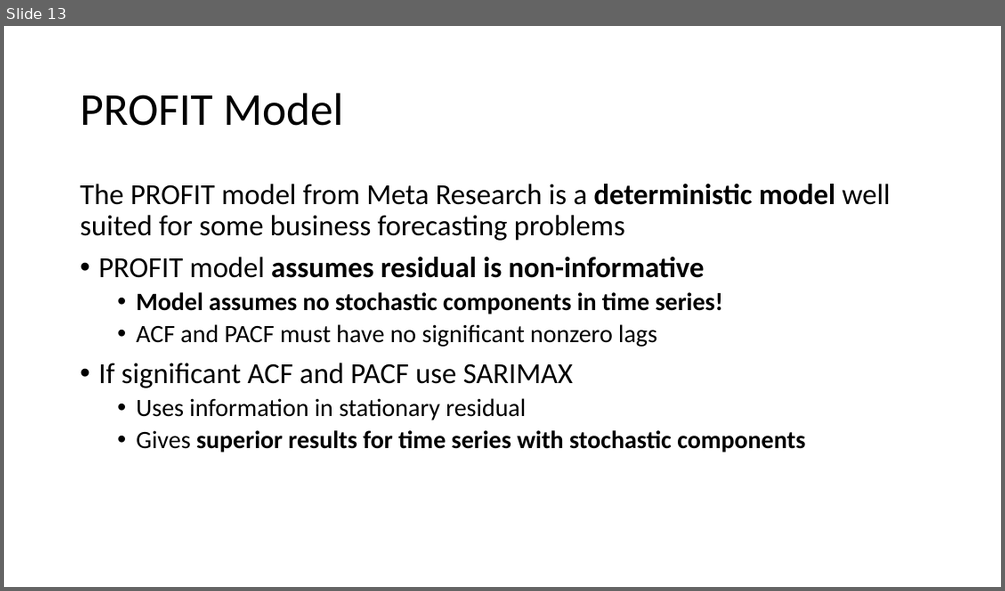
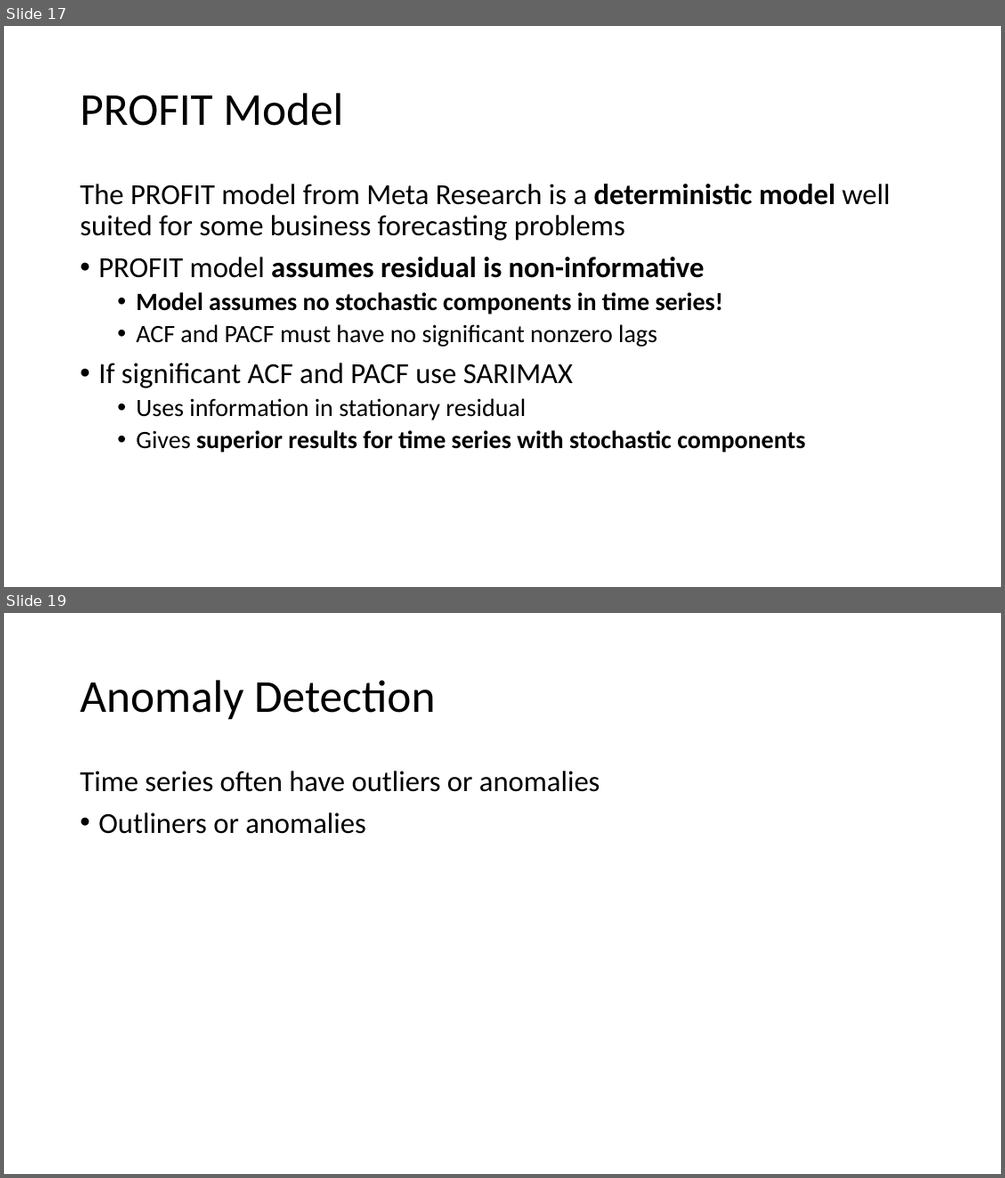
Before and after one commit to StephenElston/CSCI-E-83, a slide deck: LectureSlides/14_ComplexTimeSeries.pptx. Shown one above the other, each under a label of ours: slide 13 before the commit, slides 17 and 19 after it; the slides between them are not shown. The pictures are 1005x591 and 1005x1178 pixels, drawn with LibreOffice and Linux fonts; fonts in the diff are those of the drawing. Boxes give left, top, right and bottom in pixels: in the first picture for what was removed or moved away, otherwise in the second. Text is boxed around its words. In the diff, an @@ line names an element or a change of style, - is before the commit and + after.

Commit message:
Added example slides and slides on anomaly detection

```diff
--- a/LectureSlides/14_ComplexTimeSeries.pptx
+++ b/LectureSlides/14_ComplexTimeSeries.pptx
@@ slide 19 added at [4, 613, 1001, 1174], background #FFFFFF @@
@@ title added at [80, 680, 435, 720], 44 pt, text #000000 @@
+Anomaly Detection
@@ text added at [80, 771, 600, 834], 28 pt, text #000000 @@
+Time series often have outliers or anomalies
+• Outliners or anomalies
@@ what was slide 13 is now slide 17 @@
```
Also in this commit, not shown: 4 slides changed, 6 other slides added.
